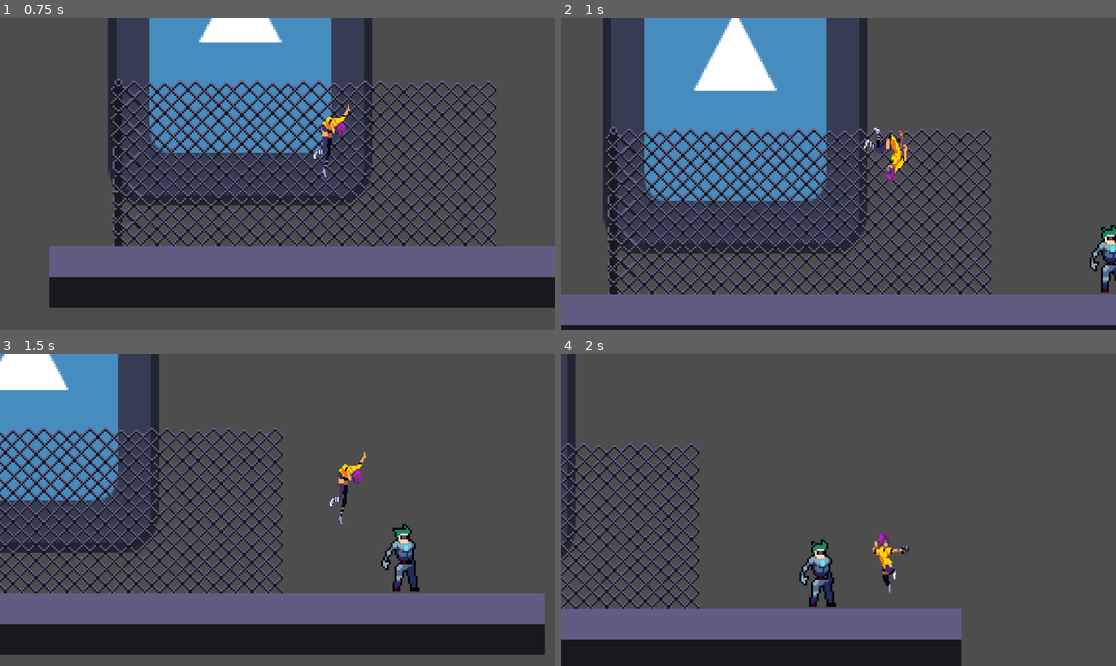
Above: before the commit, frames 1-4 (two rows, left to right).
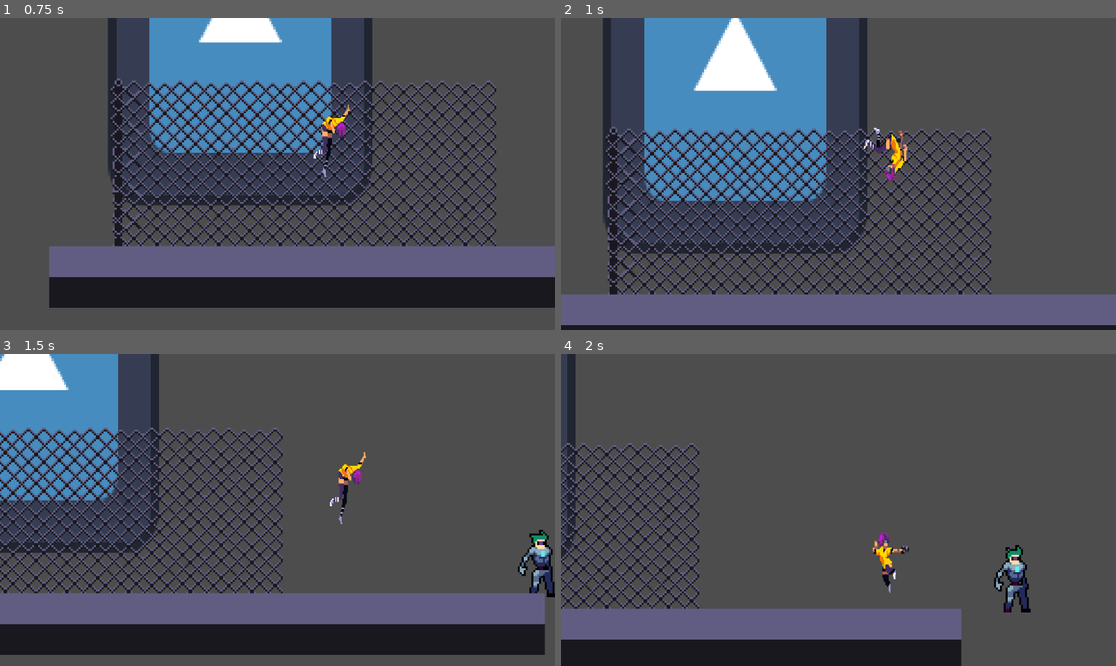
Above: after the commit, the same moments.

Repository: RovinDewan1/Dashpoint
Game: Godot game, scene res://Scenes/Main.tscn
The game is run twice, just before and just after one commit, with the same random seed, the same clock (stepped at 60 frames per second) and the same inputs. The engine's default icon, where the game draws it, is replaced by a stand-in: a white triangle on a blue panel in a dark square.
Inputs:
- Up to frame 1 (0.75 s): hold Right (Right) from 0.53 s (still down); tap Shift (Dash) at 0.6 s
- Up to frame 2 (1 s): keep holding Right (Right); tap W (Jump) at 0.77 s
- Up to frame 3 (1.5 s): keep holding Right (Right); tap Shift (Dash) at 1.35 s
- Up to frame 4 (2 s): keep holding Right (Right); tap W (Jump) at 1.52 s

Frame 1 is identical in both runs. In frame 2, 0.6% of the frame differs, in the area x 95-100%, y 66-88%; in frame 3, 1.6%; in frame 4, 1.6%, in the area x 42-85%, y 59-83%.
Error before the commit: Parse Error: Expected indented block after function declaration. (res://scripts/enemy_ai.gd:4)

Commit message:
Killzone & barebones ai

Diff:
--- a/Scenes/Main.tscn
+++ b/Scenes/Main.tscn
@@ -3,7 +3,7 @@
 [ext_resource type="PackedScene" uid="uid://bgrxevv34rfge" path="res://Scenes/Character.tscn" id="1_r150o"]
 [ext_resource type="Texture2D" uid="uid://ncb265kceagm" path="res://sprites/ENVIRONMENT/tileset.png" id="2_kln2b"]
 [ext_resource type="Texture2D" uid="uid://bkafq7f4lrvh7" path="res://sprites/unnamed.png" id="3_rgh2o"]
-[ext_resource type="PackedScene" uid="uid://bfneg1b6ujd01" path="res://enemy_ai.tscn" id="4_rgh2o"]
+[ext_resource type="PackedScene" uid="uid://bfneg1b6ujd01" path="res://Cyborg.tscn" id="4_rgh2o"]
 
 [sub_resource type="TileSetAtlasSource" id="TileSetAtlasSource_pbw6q"]
 texture = ExtResource("2_kln2b")
@@ -590,4 +590,4 @@
 layer_1/name = "bg"
 
 [node name="Enemy Ai" parent="." instance=ExtResource("4_rgh2o")]
-position = Vector2(209, -25)
+position = Vector2(190, -22)
--- /dev/null
+++ b/Scenes/killzone.tscn
@@ -0,0 +1,14 @@
+[gd_scene load_steps=2 format=3 uid="uid://c03ujguggmc3l"]
+
+[ext_resource type="Script" uid="uid://dkigaw4cc75wv" path="res://scripts/killzone.gd" id="1_jvagm"]
+
+[node name="killzone" type="Area2D"]
+collision_mask = 2
+script = ExtResource("1_jvagm")
+
+[node name="Timer" type="Timer" parent="."]
+wait_time = 0.6
+one_shot = true
+
+[connection signal="body_entered" from="." to="." method="_on_body_entered"]
+[connection signal="timeout" from="Timer" to="." method="_on_timer_timeout"]
--- a/scripts/enemy_ai.gd
+++ b/scripts/enemy_ai.gd
@@ -1,4 +1,9 @@
 extends Node2D
+
+const SPEED = 60
+
+var direction = 1
 
 # Called every frame. 'delta' is the elapsed time since the previous frame.
 func _process(delta):
+	position.x += direction * 60 * delta
--- /dev/null
+++ b/scripts/killzone.gd
@@ -0,0 +1,14 @@
+extends Area2D
+
+@onready var timer: Timer = $Timer
+
+func _on_body_entered(body: Node2D) -> void:
+	print("died lmaooooo")
+	Engine.time_scale = 0.5
+	body.get_node("CollisionShape2D").queue_free()
+	timer.start()
+
+
+func _on_timer_timeout() -> void:
+	get_tree().reload_current_scene()
+	Engine.time_scale = 1
Renamed: enemy_ai.tscn -> Cyborg.tscn
Not shown, added: scripts/killzone.gd.uid
